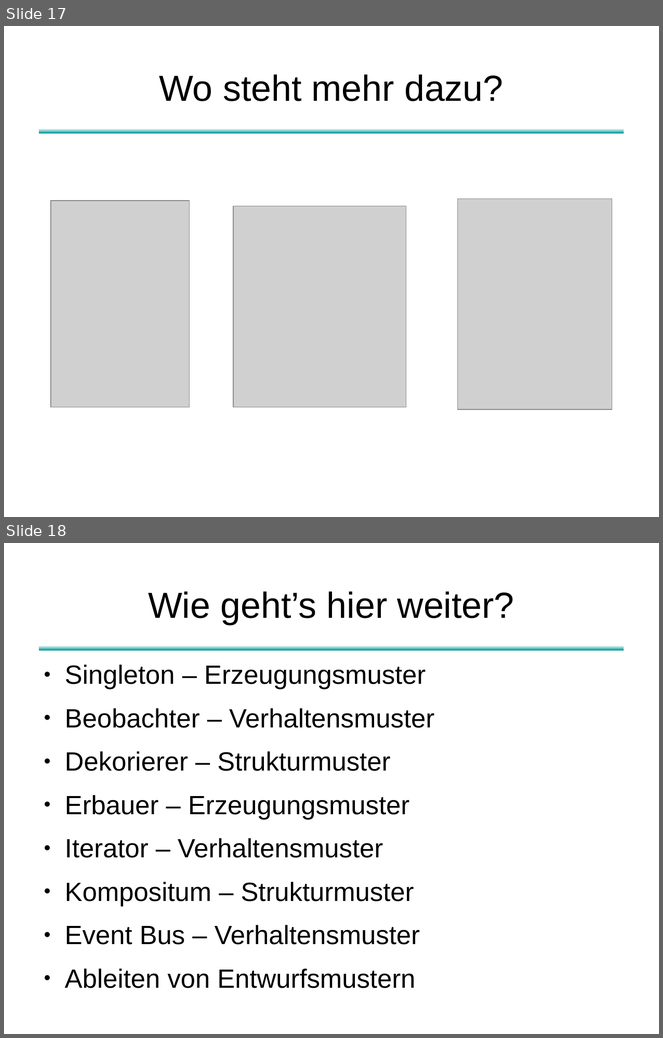
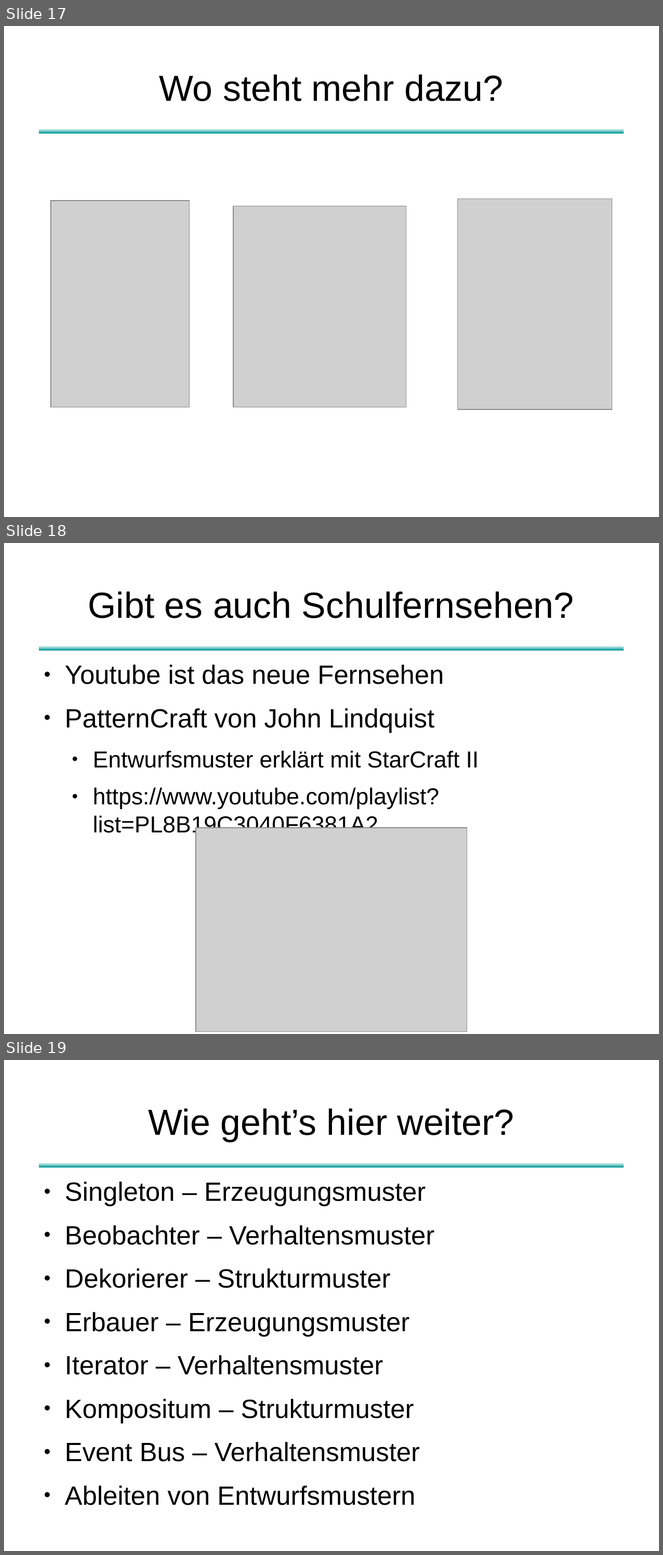
Before and after one commit to dlindner/vorlesung-se2-dhbw, a slide deck: added_2014/Entwurfsmuster Einleitung.odp. Shown one above the other, each under a label of ours: slides 17 and 18 before the commit, slides 17, 18 and 19 after it. The pictures are 663x1038 and 663x1555 pixels, drawn with LibreOffice and Linux fonts; fonts in the diff are those of the drawing; grey boxes stand for pictures. Boxes give left, top, right and bottom in pixels: in the first picture for what was removed or moved away, otherwise in the second. Text is boxed around its words. In the diff, an @@ line names an element or a change of style, - is before the commit and + after.

Commit message:
Hinweis auf PatternCraft

```diff
--- a/added_2014/Entwurfsmuster Einleitung.odp
+++ b/added_2014/Entwurfsmuster Einleitung.odp
@@ slide 18 added at box(4, 543, 659, 1034), background #FFFFFF; not listed: 1 template element that a slide beside it also shows @@
@@ title added at box(88, 591, 574, 618), 44 pt, text #000000 @@
+Gibt es auch Schulfernsehen?
@@ text added at box(65, 665, 479, 837), 28 pt, text #000000 @@
+● Youtube ist das neue Fernsehen
+● PatternCraft von John Lindquist
+  ● Entwurfsmuster erklärt mit StarCraft II
+  ● https://www.youtube.com/playlist?list=PL8B19C3040F6381A2
@@ picture added at box(196, 828, 468, 1032) @@
@@ what was slide 18 is now slide 19 @@
```
